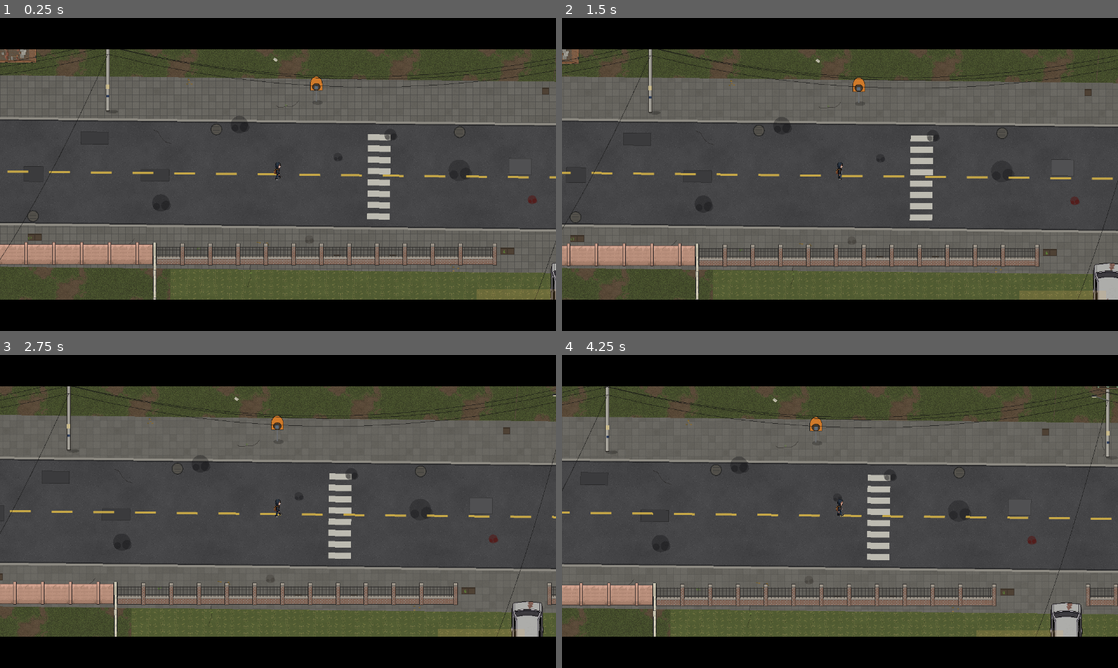
Above: before the commit, frames 1-4 (two rows, left to right).
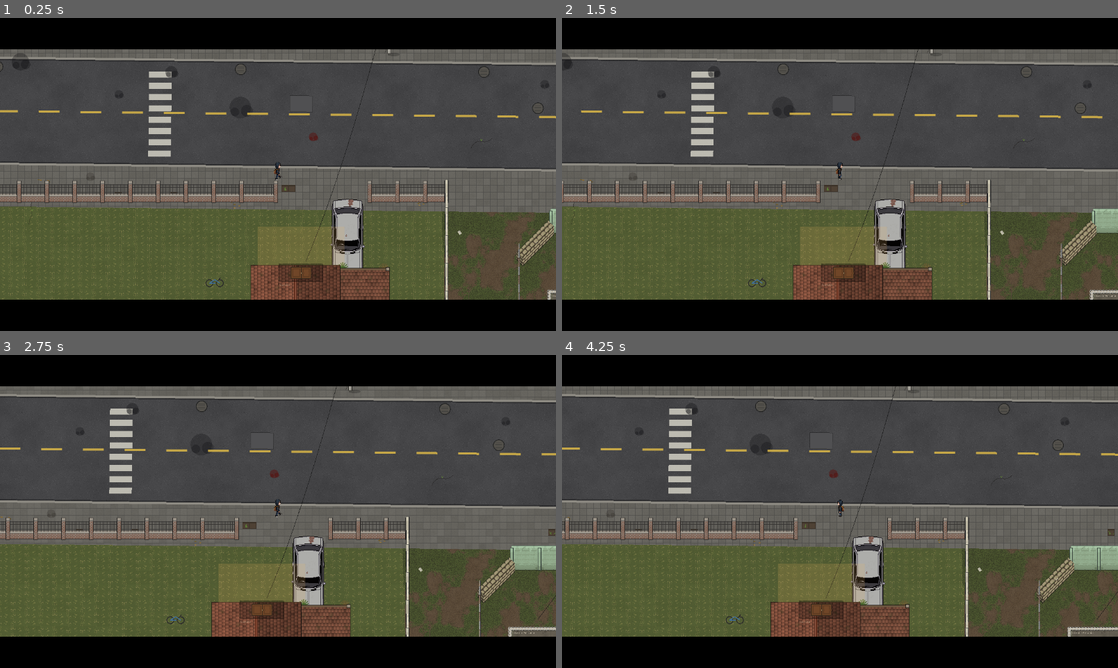
Above: after the commit, the same moments.

Repository: Jota-Pais/projeto-final-desenvolvimento-de-jogos
Game: Godot game, scene res://rua/conferir_tutorial.tscn
Two runs of this game, one before a commit and one after it. Both use one fixed random seed, a clock stepped at 60 frames per second and the inputs below. This scene is started directly instead of the project's main scene.
Inputs (mouse positions are in pixels of both pictures, inside the frame that each line leads up to):
- Up to frame 1 (0.25 s): no input
- Up to frame 2 (1.5 s): tap Enter (ui_accept) at 0.5, 0.77 s; move the mouse to (962, 158) at 0.52 s; hold D (andar_direita) 0.53-1.28 s; hold Shift (correr) 0.53-1.28 s; click (962, 158) at 0.67 s; tap M (mapa) at 0.8, 1.35 s; move the mouse to (728, 190) at 1.27 s; hold S (andar_baixo) from 1.28 s (still down)
- Up to frame 3 (2.75 s): tap Enter (ui_accept) at 1.52 s; tap Shift (correr) at 1.55 s; move the mouse to (333, 442) at 2.02 s; release S (andar_baixo) at 2.03 s; hold D (andar_direita) from 2.03 s (still down); hold M (mapa) from 2.03 s (still down); tap C (agachar) at 2.1 s
- Up to frame 4 (4.25 s): move the mouse to (812, 574) at 2.77 s; release D (andar_direita) at 2.78 s; release M (mapa) at 2.78 s; hold W (andar_cima) 2.78-3.53 s; click (812, 574) at 2.85 s; tap Enter (ui_accept) at 3.02, 3.77 s; tap Shift (correr) at 3.05 s; move the mouse to (1006, 558) at 3.52 s; hold A (andar_esquerda) from 3.53 s (still down); hold Shift (correr) from 3.53 s (still down); tap M (mapa) at 3.8 s

The runs differ from the first frame. In frame 1, 51% of the frame differs, in the area x 0-100%, y 10-90%; in frame 2, 52%; in frame 3, 54%; in frame 4, 54%.

Commit message:
Refaz a cena de abertura: a calcada, o zumbi do terreno e o portao do Antonio
Pedido do Joao, riscado por cima da tela do jogo: o personagem caminhando
pela linha azul (a calcada sul da rua de cima, na frente da casa dele, para o
leste), o zumbi vindo correndo da direcao vermelha (o terreno entre a casa
dele e a do Antonio), o personagem correndo para a rua na frente da casa do
Antonio, e o Antonio abrindo a porta e disparando para salvar.

O zumbi sai do terreno logo depois que ele passa do vao e persegue de longe
pela memoria do toque; ele olha, toma o susto e corre para a rua na frente
do portao. O portao de chapa do muro do Antonio corre para tras do muro (so o
desenho: a colisao e do muro inteiro, ninguem entra), com o som da porta, e o
Antonio aparece no vao e atira quando o zumbi chega a 110 px. A conversa
acontece no portao aberto, o radio sai pelo vao e o portao fecha. Sai o
zumbi que aparecia na frente dele e o tiro do quintal.

Diff:
--- a/rua/conferir_tutorial.gd
+++ b/rua/conferir_tutorial.gd
@@ -94,7 +94,7 @@
 	if _mortos() <= mortos_antes:
 		_erro("nenhum zumbi caiu na cena - o tiro do Antonio nao matou")
 	else:
-		print("  o zumbi pegou o jogador (vida %d) e o Antonio o matou" % jogador.vida)
+		print("  o zumbi correu atras do jogador (vida %d) e o Antonio o matou do portao" % jogador.vida)
 	if jogador.no_roteiro:
 		_erro("depois da conversa o jogador continua sob roteiro")
 	var zoom: Vector2 = (jogador.get_node("Camera") as Camera2D).zoom
--- a/rua/tutorial.gd
+++ b/rua/tutorial.gd
@@ -39,24 +39,43 @@
 const RETRATO_DO_JOGADOR := preload("res://rua/arte/jogador/retrato.png")
 
 ## Os lugares do roteiro, em px do PNG do desenho (como os ROTULOS do mapa).
-## O jogador comeca a cena na rua de cima, a oeste da casa dele, e anda para
-## leste, para a casa do Antonio; o Antonio fica no quintal dele, que olha
-## para essa rua.
-const INICIO := Vector2(1156.0, 619.0)
+##
+## **A cena de abertura de 21/10/2026, noite** - o Joao riscou por cima da tela
+## do jogo: o jogador "esteja caminhando onde coloquei a linha azul" (a calcada
+## sul da rua de cima, na frente da casa dele, para o leste), "o zumbi vai vir
+## correndo da direcao vermelha" (do terreno entre a casa dele e a do Antonio),
+## "o personagem vai correr pra rua na frente da casa do Antonio e ele vai abrir
+## a porta e disparar pra salvar o personagem". A porta e o portao de chapa do
+## muro da frente do Antonio: ele corre para tras do muro e o Antonio atira do
+## vao. Ate entao o zumbi saia na frente dele na rua e o Antonio atirava do
+## quintal.
+const INICIO := Vector2(1177.0, 625.0)
 ## A caminhada apreensiva (Joao, 21/10/2026: "vai caminhar devagar pelas ruas
-## apreensivo e vai dar de cara com um zumbi"): cada passo e um ponto e, la,
-## os olhares em volta - [para onde, quantos segundos].
+## apreensivo"): cada passo e um ponto e, la, os olhares em volta - [para
+## onde, quantos segundos]. Pela calcada, olhando a propria casa e a rua; o
+## ultimo passo ja passou do vao de onde o zumbi sai.
 const CAMINHADA := [
-	{ "ponto": Vector2(1163.0, 618.6), "olhares": [[Vector2.UP, 0.9], [Vector2.DOWN, 0.7]] },
-	{ "ponto": Vector2(1170.0, 620.4), "olhares": [[Vector2.LEFT, 0.8]] },
-	{ "ponto": Vector2(1177.0, 619.4), "olhares": [[Vector2(1.0, -1.0), 0.5]] },
-	{ "ponto": Vector2(1183.0, 619.8) },
+	{ "ponto": Vector2(1181.5, 625.0), "olhares": [[Vector2.DOWN, 0.9], [Vector2.LEFT, 0.7]] },
+	{ "ponto": Vector2(1187.0, 625.1), "olhares": [[Vector2.UP, 0.8]] },
+	{ "ponto": Vector2(1193.0, 625.0), "olhares": [[Vector2(1.0, -1.0), 0.5]] },
+	{ "ponto": Vector2(1199.0, 625.0) },
 ]
-## Onde o zumbi aparece, em relacao ao jogador: na frente dele (a leste), na
-## rua, perto o bastante para ja o ver.
-const ZUMBI_NA_FRENTE := Vector2(230.0, -8.0)
-## O passo para tras quando da de cara com ele.
-const VELOCIDADE_DO_RECUO := 30.0
+## De onde o zumbi sai correndo: o terreno no vao entre a cerca da casa dele
+## e o muro do Antonio (a seta vermelha).
+const SAIDA_DO_ZUMBI := Vector2(1196.5, 637.0)
+## Quanto o jogador fica olhando o zumbi vir antes de correr (s).
+const SUSTO := 0.6
+## A fuga: da calcada para a rua, na frente do portao do Antonio.
+const FUGA := [Vector2(1204.5, 622.0), Vector2(1209.0, 620.6)]
+## O portao de chapa do muro da frente do Antonio (rua/mapa.gd, BARREIRAS), e
+## onde ele aparece quando o portao corre: no vao, do lado de dentro.
+const PORTAO_DO_ANTONIO := Vector2(1211.3, 630.5)
+const ANTONIO_NO_VAO := Vector2(1211.3, 631.2)
+const SEGUNDOS_DO_PORTAO := 0.7
+## O tiro sai quando o zumbi chega a PERTO_DO_TIRO px de mundo do jogador - ou,
+## se ele encalhar, depois de PERSEGUICAO_MAXIMA segundos assim mesmo.
+const PERTO_DO_TIRO := 110.0
+const PERSEGUICAO_MAXIMA := 6.0
 const TEMPO_DO_RADIO_NO_AR := 0.8
 const ONDE_ESTA_O_ANTONIO := Vector2(1205.2, 634.2)
 ## O ponto livre da calcada, 74 px de mundo ao norte da linha do portao, onde
@@ -308,46 +327,45 @@
 	camera.zoom = Vector2.ONE * ZOOM_DA_CENA
 	camera.offset = Vector2.ZERO
 	_jogador.global_position = _p(INICIO)
+	_jogador.olhar_para(Vector2.RIGHT)
+	# O Antonio esta atras do portao fechado: so aparece quando o portao corre.
+	_antonio.global_position = _p(ANTONIO_NO_VAO)
+	_antonio.visible = false
 	_mostrar_objetivo("")
 	_cena(true, 0.0)
 	await _conversa(Falas.ABERTURA)
 
-	# A caminhada apreensiva: devagar, parando para olhar em volta.
+	# A caminhada apreensiva pela calcada: devagar, parando para olhar em volta.
 	for passo in CAMINHADA:
 		await _andar_ate(_p(passo["ponto"]), VELOCIDADE_SEM_RUMO)
 		for olhar in passo.get("olhares", []):
 			await _parar_olhando(olhar[0], olhar[1])
 
-	# De cara com o zumbi: ele sai na frente, ja vendo o jogador, que para,
-	# olha e recua.
-	var zumbi: Node2D = _cenario._criar_zumbi(_jogador.global_position + ZUMBI_NA_FRENTE)
-	zumbi._olhando = (_jogador.global_position - zumbi.global_position).normalized()
+	# O zumbi sai correndo do terreno, atras dele. A memoria do toque
+	# (rua/zumbi.gd) faz ele perseguir de longe, sem ter precisado ver.
+	var zumbi: Node2D = _cenario._criar_zumbi(_p(SAIDA_DO_ZUMBI))
+	zumbi._memoria_do_toque = PERSEGUICAO_MAXIMA + 2.0
+	# A camera abre para pegar o terreno, o jogador e o portao.
+	var meio := (_p(PORTAO_DO_ANTONIO) + _p(SAIDA_DO_ZUMBI)) / 2.0 - _jogador.global_position
+	create_tween().tween_property(camera, "offset", meio * 0.6, 0.9).set_trans(Tween.TRANS_SINE)
+	await get_tree().create_timer(0.35).timeout
 	_jogador.olhar_para(zumbi.global_position - _jogador.global_position)
-	# A camera abre para pegar o zumbi, o jogador e o Antonio.
-	var no_meio := (_antonio.global_position - _jogador.global_position) / 2.0
-	create_tween().tween_property(camera, "offset", no_meio, 0.9).set_trans(Tween.TRANS_SINE)
-	await get_tree().create_timer(0.6).timeout
-	var pegou := [false]
-	var ao_ser_pego := func() -> void: pegou[0] = true
-	_jogador.atingido.connect(ao_ser_pego)
-	_jogador.velocidade_do_roteiro = VELOCIDADE_DO_RECUO
-	var recuo := _jogador.global_position - Vector2(ZUMBI_NA_FRENTE.x, 0.0).normalized() * 40.0
+	await get_tree().create_timer(SUSTO).timeout
+
+	# A fuga para a rua, e o portao do Antonio correndo enquanto isso.
+	_correr_o_portao(true)
+	for ponto in FUGA:
+		await _andar_ate(_p(ponto), Jogador.VELOCIDADE_CORRENDO, 3.0)
+	_jogador.direcao_do_roteiro = Vector2.ZERO
+
+	# O tiro do Antonio, do vao: quando o zumbi chega perto (ou encalhou).
 	var tempo := 0.0
-	while not pegou[0] and tempo < 7.0:
-		var falta := recuo - _jogador.global_position
-		_jogador.direcao_do_roteiro = falta.normalized() if falta.length() > 4.0 else Vector2.ZERO
-		if is_instance_valid(zumbi):
-			_jogador.olhar_para(zumbi.global_position - _jogador.global_position)
+	while is_instance_valid(zumbi) and tempo < PERSEGUICAO_MAXIMA \
+			and zumbi.global_position.distance_to(_jogador.global_position) > PERTO_DO_TIRO:
+		_jogador.olhar_para(zumbi.global_position - _jogador.global_position)
+		_antonio.olhar_para(zumbi.global_position)
 		await get_tree().physics_frame
 		tempo += get_physics_process_delta_time()
-		# Se o zumbi encalhou, ele chega de qualquer jeito: a cena nao espera.
-		if tempo > 4.0 and is_instance_valid(zumbi):
-			zumbi.global_position = zumbi.global_position.move_toward(_jogador.global_position, 6.0)
-	_jogador.direcao_do_roteiro = Vector2.ZERO
-	_jogador.atingido.disconnect(ao_ser_pego)
-
-	# O tiro do Antonio.
-	await get_tree().create_timer(0.35).timeout
 	if is_instance_valid(zumbi):
 		_antonio.atirar_em(zumbi.global_position)
 		zumbi.levar_tiro(1000.0, (zumbi.global_position - _antonio.global_position).normalized())
@@ -355,14 +373,15 @@
 	_jogador.olhar_para(_antonio.global_position - _jogador.global_position)
 	await _conversa(Falas.O_TIRO)
 
-	# Direto ao portao.
+	# A conversa no portao aberto.
 	await _andar_ate(_p(CONVERSA_NO_PORTAO), Jogador.VELOCIDADE)
 	_jogador.olhar_para(Vector2.DOWN)
 	_antonio.olhar_para(_jogador.global_position)
 	create_tween().tween_property(camera, "offset", Vector2(0.0, (_antonio.global_position.y - _jogador.global_position.y) / 2.0), 0.6)
 	await _conversa(Falas.PORTAO)
-	# A missao e o radio: ele joga o radio por cima do muro.
+	# A missao e o radio: ele entrega pelo vao e fecha o portao.
 	await _jogar_o_radio()
+	await _correr_o_portao(false)
 
 	_cena(false)
 	camera.zoom = Vector2.ONE * Jogador.ZOOM_DA_CAMERA
@@ -371,6 +390,36 @@
 	_no_roteiro = false
 	Travessia.tutorial = "favor"
 	_comecar_o_favor()
+
+## O portao de chapa do Antonio: a peca do cenario que o desenha
+## (rua/barreira.gd), achada pelo lugar.
+func _portao_do_antonio() -> Node2D:
+	var onde := _p(PORTAO_DO_ANTONIO)
+	for filho in _cenario.get_children():
+		if filho.get("tipo") == "portao_chapa" and (filho as Node2D).global_position.distance_to(onde) < 40.0:
+			return filho
+	return null
+
+## O portao corre para tras do muro do lado leste, que e mais largo que ele:
+## a peca sobe meio px (o Y-sort a poe atras do muro) e anda a propria
+## largura. Abrindo, o Antonio aparece no vao. So o desenho corre - a colisao
+## e do muro inteiro, e ninguem entra na casa dele.
+func _correr_o_portao(abrir: bool) -> void:
+	var portao := _portao_do_antonio()
+	if abrir:
+		_antonio.visible = true
+	if portao == null:
+		return
+	if not portao.has_meta("fechado"):
+		portao.set_meta("fechado", portao.position)
+	var fechado: Vector2 = portao.get_meta("fechado")
+	var largura: float = (portao.get("b") - portao.get("a")).length()
+	var aberto := fechado + Vector2(largura, -0.5)
+	Som.tocar_em("porta", portao.global_position, 1600.0, 0.8 if abrir else 0.7)
+	var passo := create_tween()
+	passo.tween_property(portao, "position", aberto if abrir else fechado, SEGUNDOS_DO_PORTAO) \
+		.set_trans(Tween.TRANS_SINE)
+	await passo.finished
 
 ## O radio voando do Antonio para a mao do jogador, e o aviso de que chegou.
 func _jogar_o_radio() -> void:
Not shown, changed: README.md
